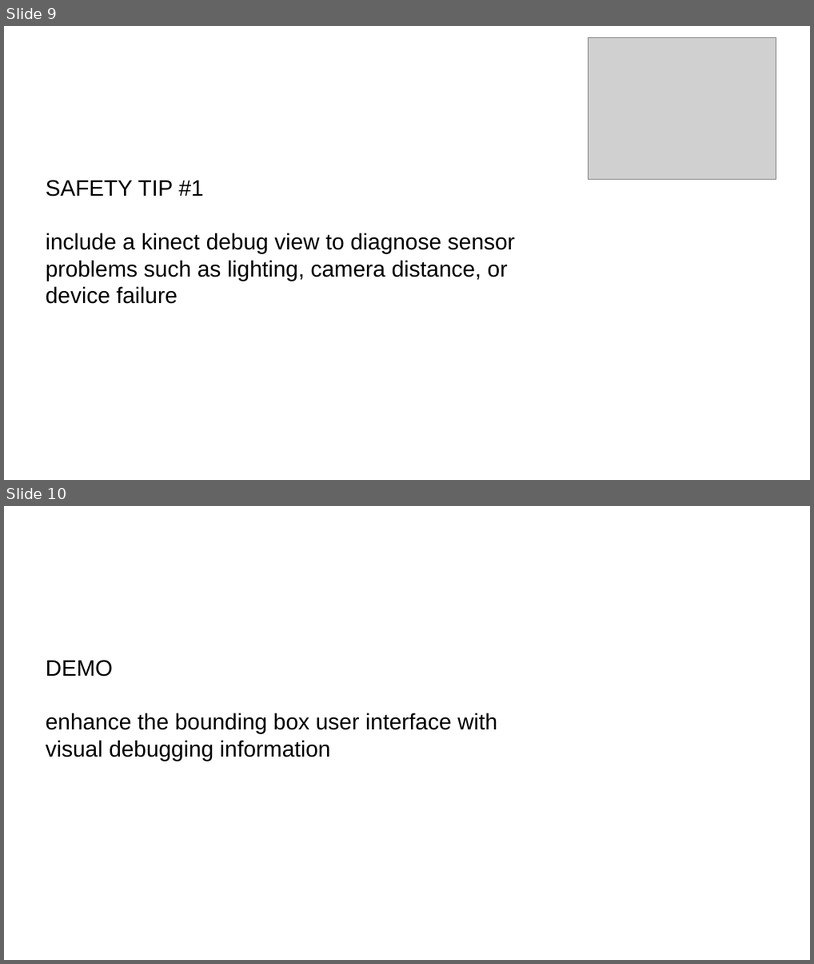
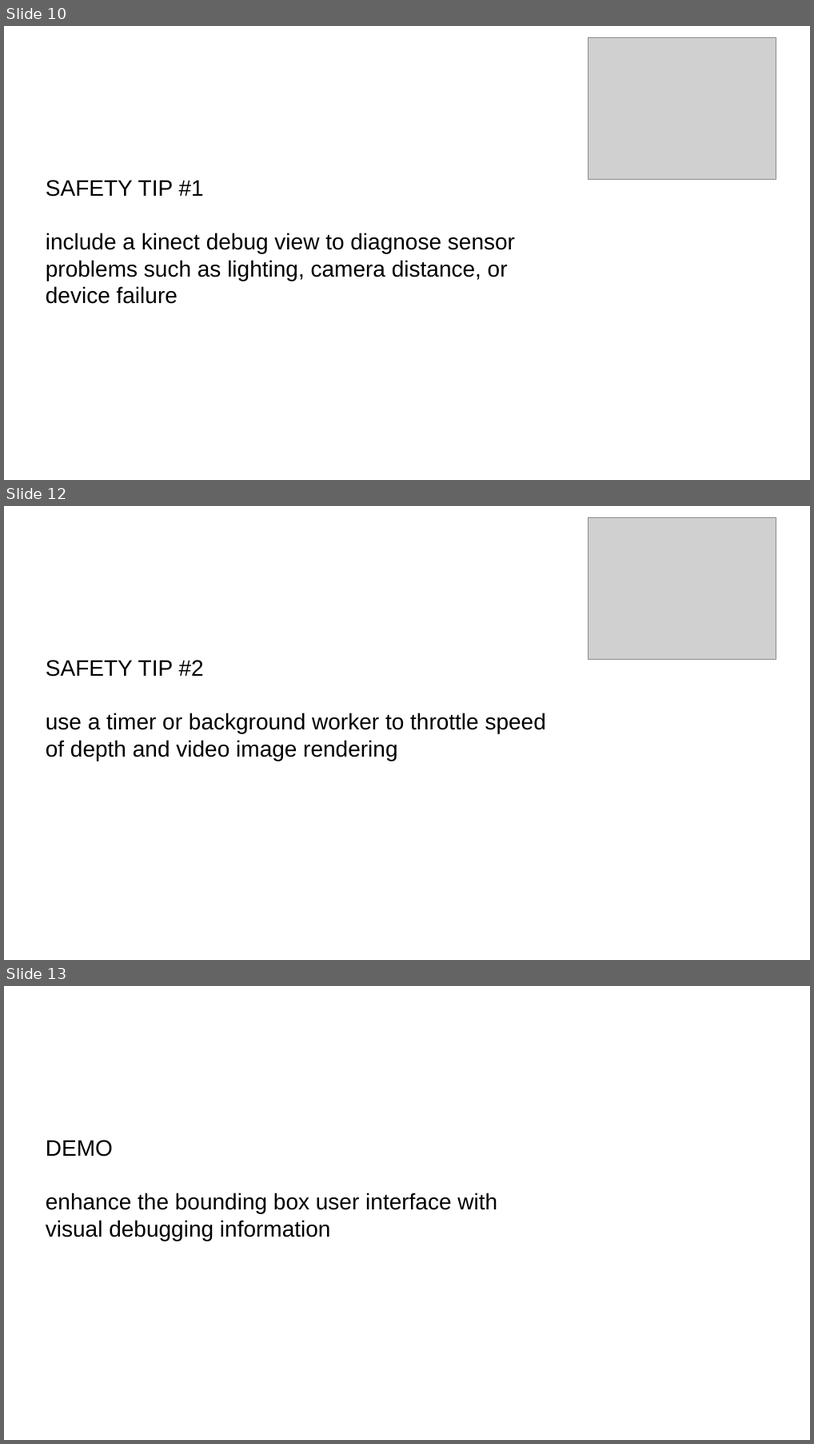
Before and after one commit to kindohm/kinect-level-up, a slide deck: presentation/LevelUpKinect.pptx. Shown one above the other, each under a label of ours: slides 9 and 10 before the commit, slides 10, 12 and 13 after it; the slides between them are not shown. The pictures are 814x964 and 814x1444 pixels, drawn with LibreOffice and Linux fonts; fonts in the diff are those of the drawing; grey boxes stand for pictures. Boxes give left, top, right and bottom in pixels: in the first picture for what was removed or moved away, otherwise in the second. Text is boxed around its words. In the diff, an @@ line names an element or a change of style, - is before the commit and + after.

Commit message:
updated pptx

```diff
--- a/presentation/LevelUpKinect.pptx
+++ b/presentation/LevelUpKinect.pptx
@@ slide 12 added at (x1=4, y1=506, x2=810, y2=960), background #FFFFFF @@
@@ picture added at (x1=589, y1=518, x2=777, y2=660) @@
@@ text added at (x1=46, y1=660, x2=546, y2=760), 20 pt, text #000000 @@
+SAFETY TIP #2
+use a timer or background worker to throttle speed of depth and video image rendering
@@ what was slide 9 is now slide 10 @@
@@ what was slide 10 is now slide 13 @@
```
Also in this commit, not shown: 2 other slides added.
